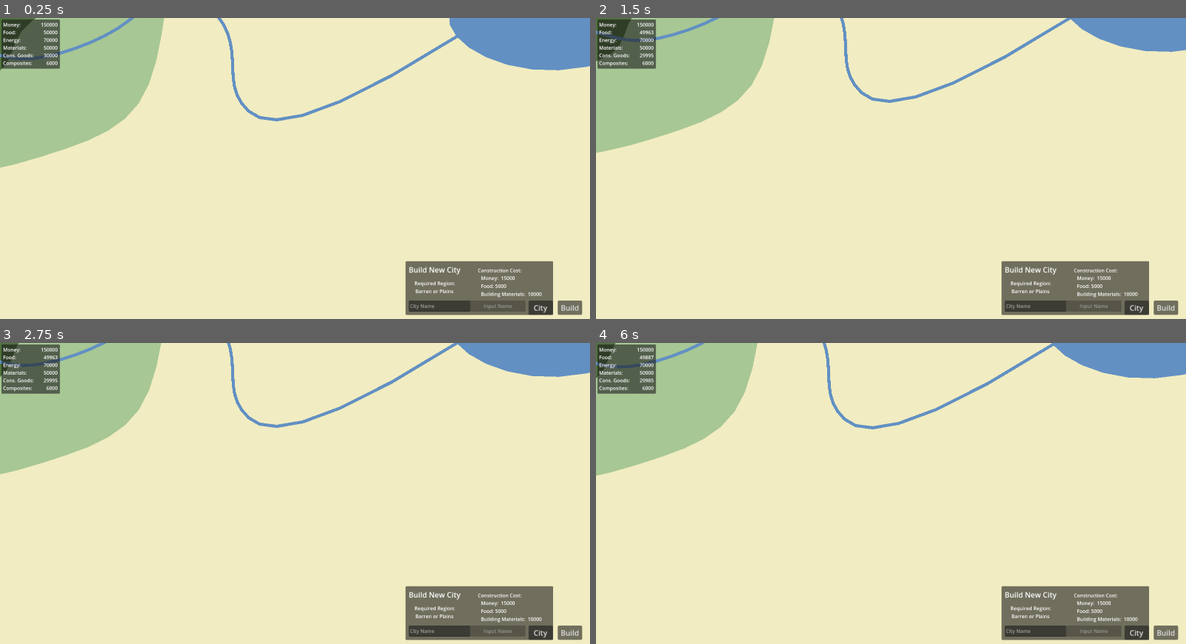
Above: before the commit, frames 1-4 (two rows, left to right).
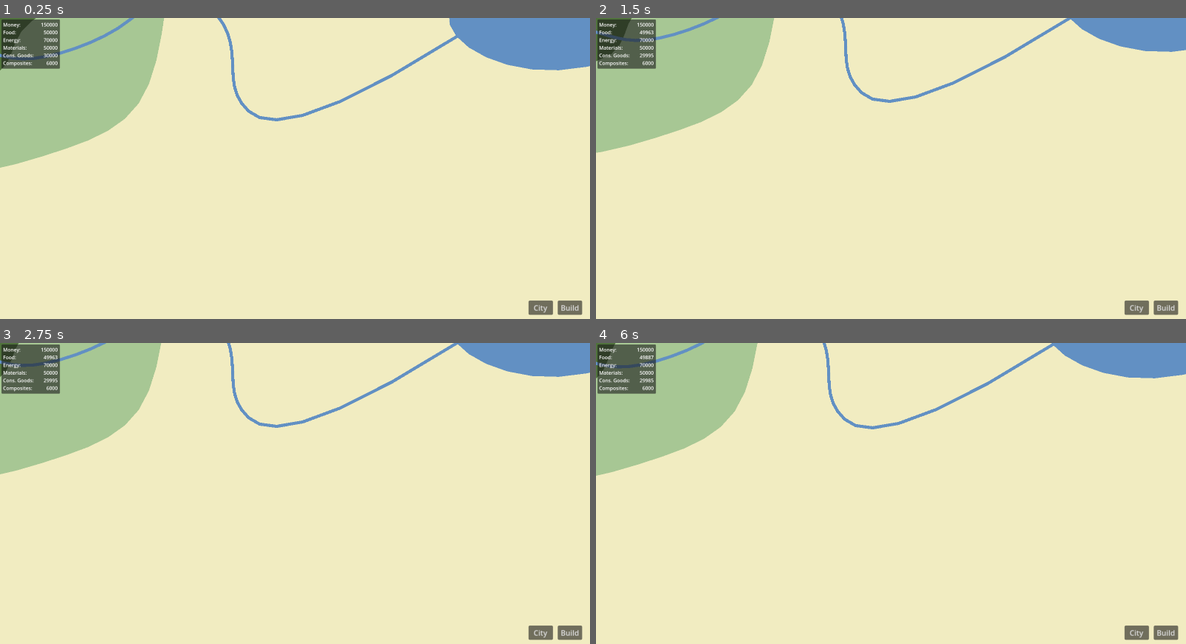
Above: after the commit, the same moments.

Repository: Novation257/Nations-Refounded
Game: Godot game, scene res://masterScene.tscn
The game is run twice, just before and just after one commit, with the same random seed, the same clock (stepped at 60 frames per second) and the same inputs.
Inputs (mouse positions are in pixels of both pictures, inside the frame that each line leads up to):
- Up to frame 1 (0.25 s): no input
- Up to frame 2 (1.5 s): tap Enter at 0.5 s; move the mouse to (908, 216) at 0.52 s; tap Down (CamDown) at 0.6 s; click (908, 216) at 0.67 s; tap Space at 1.25 s; move the mouse to (773, 183) at 1.27 s; tap Left (CamLeft) at 1.35 s; click (773, 183) at 1.42 s
- Up to frame 3 (2.75 s): tap Enter at 2 s; move the mouse to (354, 427) at 2.02 s; tap Right (CamRight) at 2.1 s; click (354, 427) at 2.17 s
- Up to frame 4 (6 s): tap Space at 2.75, 4.25 s; move the mouse to (861, 553) at 2.77 s; tap Up (CamUp) at 2.85 s; click (861, 553) at 2.92 s; tap Enter at 3.5 s; move the mouse to (1068, 538) at 3.52 s; click (1068, 538) at 3.6 s; move the mouse to (714, 448) at 4.27 s; right-click (714, 448) at 4.35 s; click (714, 448) at 4.42 s; move the mouse to (920, 493) at 5.02 s; hold Shift (Shift) 5.03-5.78 s; click (920, 493) at 5.17 s; move the mouse to (802, 418) at 5.77 s; tap Down (CamDown) at 5.85 s; click (802, 418) at 5.92 s

The runs differ from the first frame. In frame 1, 4.5% of the frame differs, in the area x 68-94%, y 80-99%; in frame 2, 4.5%; in frame 3, 4.5%; in frame 4, 4.5%.

Commit message:
City build menu now defaults to closed when loading game

Diff:
--- a/ClientApp/UI/cityBuildButton/cityBuildButton.gd
+++ b/ClientApp/UI/cityBuildButton/cityBuildButton.gd
@@ -17,6 +17,7 @@
 signal menu_toggle_pressed()
 
 func _ready() -> void:
+	panel.visible = false
 	constructionCost.money = tempCity.cc_money
 	constructionCost.food = tempCity.cc_food
 	constructionCost.building_materials = tempCity.cc_building_materials
--- a/ClientApp/masterScene.tscn
+++ b/ClientApp/masterScene.tscn
@@ -25,7 +25,7 @@
 position = Vector2(65.9999, 155)
 script = ExtResource("3_tiwjy")
 points = PackedVector2Array(-2433.31, -518.684, -2004.8, -716.461, -1647.84, -804.659, -1484.05, -1021.36, -987.639, -1 …(1136 unchanged characters)…
-weights = PackedFloat32Array(1, 1, 1, 1, 1, 1, 1, 1, 1, 1, 1 …(120836 unchanged characters)… 1, 1, 1, 1, 1, 1, 1, 1, 1, 1, 1, 1, 1, 1)
+weights = PackedFloat32Array(1, 1, 1, 1, 1, 1, 1, 1, 1, 1, 1 …(120836 unchanged characters)… 1, 1, 1, 1, 1, 1, 1, 1, 1, 1, 1, 1, 1, 1, 1, 1, 1, 1)
 collision_poly = NodePath("barren/CollisionPolygon2D")
 open = false
 border = false
@@ -42,7 +42,7 @@
 position = Vector2(-980, -203)
 script = ExtResource("3_tiwjy")
 points = PackedVector2Array(-243.622, -222.623, 78.9117, -640.832, 508.909, -930.005, 665.709, -836.773, 563.194, -447.16, 530.291, 35.7971, 207.751, 151.71, -248.317, 285.678, -1009.16, 55.1613, -1048.76, 258.808, -1298.16, 142.881, -1164.63, -108.98, -776.504, -20.901, -700.589, -274.256)
-weights = PackedFloat32Array(1, 1, 1, 1, 1, 1, 1, 1, 1, 1, 1 …(23285 unchanged characters)… 1, 1, 1, 1, 1, 1, 1, 1, 1, 1, 1, 1, 1, 1)
+weights = PackedFloat32Array(1, 1, 1, 1, 1, 1, 1, 1, 1, 1, 1 …(23285 unchanged characters)… 1, 1, 1, 1, 1, 1, 1, 1, 1, 1, 1, 1, 1, 1, 1, 1, 1, 1)
 collision_poly = NodePath("plains/CollisionPolygon2D")
 open = false
 border = false
@@ -59,7 +59,7 @@
 position = Vector2(-1035, -521)
 script = ExtResource("3_tiwjy")
 points = PackedVector2Array(-786.552, 194.825, -253.795, -31.4633, 173.837, -409.204, 467.833, -79.5718, 82.9648, 45.1541, 145.328, 255.406, -367.83, 258.97)
-weights = PackedFloat32Array(1, 1, 1, 1, 1, 1, 1, 1, 1, 1, 1 …(17228 unchanged characters)… 1, 1, 1, 1, 1, 1, 1, 1, 1, 1, 1, 1, 1, 1)
+weights = PackedFloat32Array(1, 1, 1, 1, 1, 1, 1, 1, 1, 1, 1 …(17228 unchanged characters)… 1, 1, 1, 1, 1, 1, 1, 1, 1, 1, 1, 1, 1, 1, 1, 1, 1, 1)
 collision_poly = NodePath("forest/CollisionPolygon2D")
 open = false
 border = false
@@ -137,7 +137,7 @@
 position = Vector2(-1735, 113)
 script = ExtResource("3_tiwjy")
 points = PackedVector2Array(-243.622, -222.623, 110.098, -223.524, 539.917, -135.425, 323.673, -36.6466, 128.786, -12.6194, 18.7378, 201.189, -274.336, 120.865)
-weights = PackedFloat32Array(1, 1, 1, 1, 1, 1, 1, 1, 1, 1, 1 …(6008 unchanged characters)… 1, 1, 1, 1, 1, 1, 1, 1, 1, 1, 1, 1, 1, 1)
+weights = PackedFloat32Array(1, 1, 1, 1, 1, 1, 1, 1, 1, 1, 1 …(6008 unchanged characters)… 1, 1, 1, 1, 1, 1, 1, 1, 1, 1, 1, 1, 1, 1, 1, 1, 1, 1)
 collision_poly = NodePath("forest/CollisionPolygon2D")
 open = false
 border = false
@@ -154,7 +154,7 @@
 position = Vector2(556, -855)
 script = ExtResource("3_tiwjy")
 points = PackedVector2Array(19.9692, -265.708, 355.59, -217.762, 478.451, -142.847, 469.461, -5.00256, 402.259, 102.07, 340.631, 91.9543, 138.782, -110.154, -244.144, 58.0143, -265.713, 259.592, -369.792, 206.203, -654.269, 288.666, -429.523, -268.705, -243.733, -340.623)
-weights = PackedFloat32Array(1, 1, 1, 1, 1, 1, 1, 1, 1, 1, 1 …(36566 unchanged characters)… 1, 1, 1, 1, 1, 1, 1, 1, 1, 1, 1, 1, 1, 1)
+weights = PackedFloat32Array(1, 1, 1, 1, 1, 1, 1, 1, 1, 1, 1 …(36566 unchanged characters)… 1, 1, 1, 1, 1, 1, 1, 1, 1, 1, 1, 1, 1, 1, 1, 1, 1, 1)
 collision_poly = NodePath("plains/CollisionPolygon2D")
 open = false
 border = false
@@ -171,7 +171,7 @@
 position = Vector2(525, -701)
 script = ExtResource("3_tiwjy")
 points = PackedVector2Array(-326.819, -35.0415, 65.0303, -257.976, 397.181, -159.042, 467.833, -79.5718, 343.181, 16.9585, 137.181, 20.9585, -388.181, 122.949)
-weights = PackedFloat32Array(1, 1, 1, 1, 1, 1, 1, 1, 1, 1, 1 …(22472 unchanged characters)… 1, 1, 1, 1, 1, 1, 1, 1, 1, 1, 1, 1, 1, 1)
+weights = PackedFloat32Array(1, 1, 1, 1, 1, 1, 1, 1, 1, 1, 1 …(22472 unchanged characters)… 1, 1, 1, 1, 1, 1, 1, 1, 1, 1, 1, 1, 1, 1, 1, 1, 1, 1)
 collision_poly = NodePath("forest/CollisionPolygon2D")
 open = false
 border = false
@@ -193,61 +193,51 @@
 
 [node name="2Sawmill" parent="Extractors" instance=ExtResource("5_spx8q")]
 position = Vector2(-1789, -9)
-color = Color(0.79, 0.63516, 0.4029, 0.27451)
 metadata/ownerID = 1
 metadata/Type = "Sawmill"
 
 [node name="3Wind Turbine" parent="Extractors" instance=ExtResource("5_spx8q")]
 position = Vector2(-1832, -322)
-color = Color(0.79, 0.63516, 0.4029, 0.27451)
 metadata/ownerID = 1
 metadata/Type = "Wind Turbine"
 
 [node name="4Rice Farm" parent="Extractors" instance=ExtResource("5_spx8q")]
 position = Vector2(-1865, -168)
-color = Color(0.79, 0.63516, 0.4029, 0.27451)
 metadata/ownerID = 1
 metadata/Type = "Rice Farm"
 
 [node name="5Rice Farm" parent="Extractors" instance=ExtResource("5_spx8q")]
 position = Vector2(-1600, -183)
-color = Color(0.79, 0.63516, 0.4029, 0.27451)
 metadata/ownerID = 1
 metadata/Type = "Rice Farm"
 
 [node name="6Chocolate Factory" parent="Extractors" instance=ExtResource("5_spx8q")]
 position = Vector2(-861, -584)
-color = Color(0.79, 0.63516, 0.4029, 0.27451)
 metadata/ownerID = 1
 metadata/Type = "Chocolate Factory"
 
 [node name="7Wind Turbine" parent="Extractors" instance=ExtResource("5_spx8q")]
 position = Vector2(-2002, -360)
-color = Color(0.79, 0.63516, 0.4029, 0.27451)
 metadata/ownerID = 1
 metadata/Type = "Wind Turbine"
 
 [node name="8Wind Turbine" parent="Extractors" instance=ExtResource("5_spx8q")]
 position = Vector2(-1758, -487)
-color = Color(0.79, 0.63516, 0.4029, 0.27451)
 metadata/ownerID = 1
 metadata/Type = "Wind Turbine"
 
 [node name="9Sawmill" parent="Extractors" instance=ExtResource("5_spx8q")]
 position = Vector2(-806, -748)
-color = Color(0.79, 0.63516, 0.4029, 0.27451)
 metadata/ownerID = 1
 metadata/Type = "Sawmill"
 
 [node name="10Rice Farm" parent="Extractors" instance=ExtResource("5_spx8q")]
 position = Vector2(-576, -909)
-color = Color(0.79, 0.63516, 0.4029, 0.27451)
 metadata/ownerID = 1
 metadata/Type = "Rice Farm"
 
 [node name="11Dairy Farm" parent="Extractors" instance=ExtResource("5_spx8q")]
 position = Vector2(302, -1010)
-color = Color(0.79, 0.63516, 0.4029, 0.27451)
 metadata/ownerID = 2
 metadata/Type = "Dairy Farm"
 
